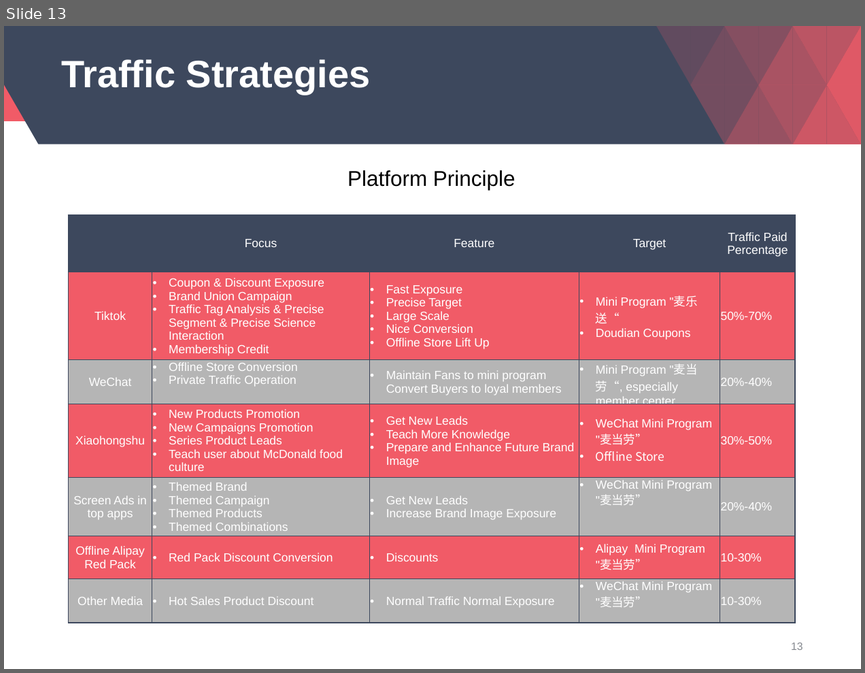
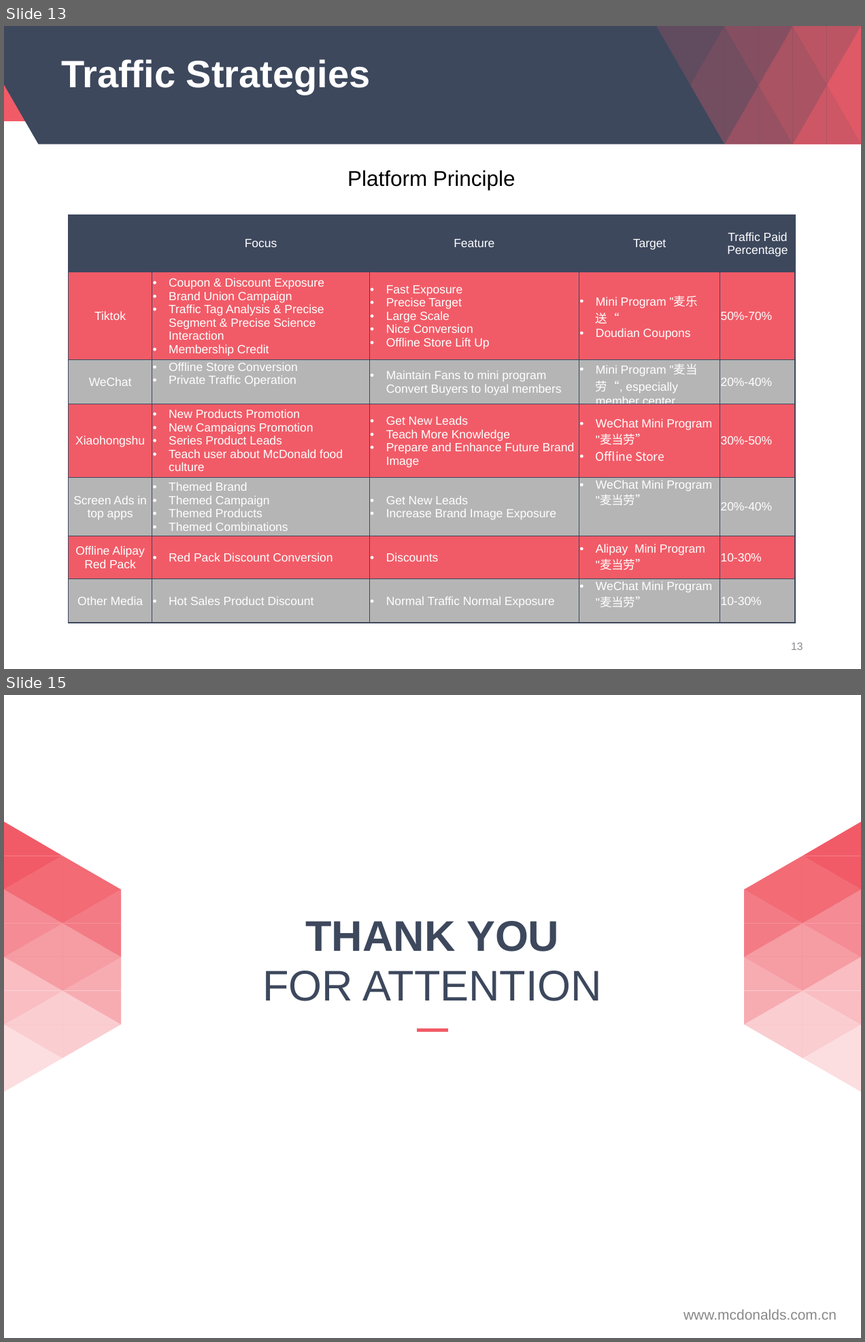
Before and after one commit to davidjacksonluther/impacttest, a slide deck: View/Company/McDonalds/Competitor Analysis.pptx. Shown one above the other, each under a label of ours: slide 13 before the commit, slides 13 and 15 after it; the slides between them are not shown. The pictures are 865x673 and 865x1342 pixels, drawn with LibreOffice and Linux fonts; fonts in the diff are those of the drawing; background and template pictures are left out. Boxes give left, top, right and bottom in pixels: in the first picture for what was removed or moved away, otherwise in the second. Text is boxed around its words. In the diff, an @@ line names an element or a change of style, - is before the commit and + after.

```diff
--- a/View/Company/McDonalds/Competitor Analysis.pptx
+++ b/View/Company/McDonalds/Competitor Analysis.pptx
@@ slide 15 added at (x1=4, y1=695, x2=861, y2=1338), background #FFFFFF @@
@@ group added at (x1=4, y1=821, x2=120, y2=1091): 24 freeform shapes @@
@@ group added at (x1=745, y1=821, x2=861, y2=1091): 24 freeform shapes @@
@@ title added at (x1=262, y1=921, x2=602, y2=1001), 36 pt, text #3D485D @@
+THANK YOU
+FOR ATTENTION
@@ line added from (416, 1030) to (449, 1030), #F15B67 3 pt @@
@@ text added at (x1=683, y1=1309, x2=836, y2=1319), 12 pt, text #888888 @@
+www.mcdonalds.com.cn
```
Also in this commit, not shown: 99 slides changed, 1 other slide added, 1 slide removed.
